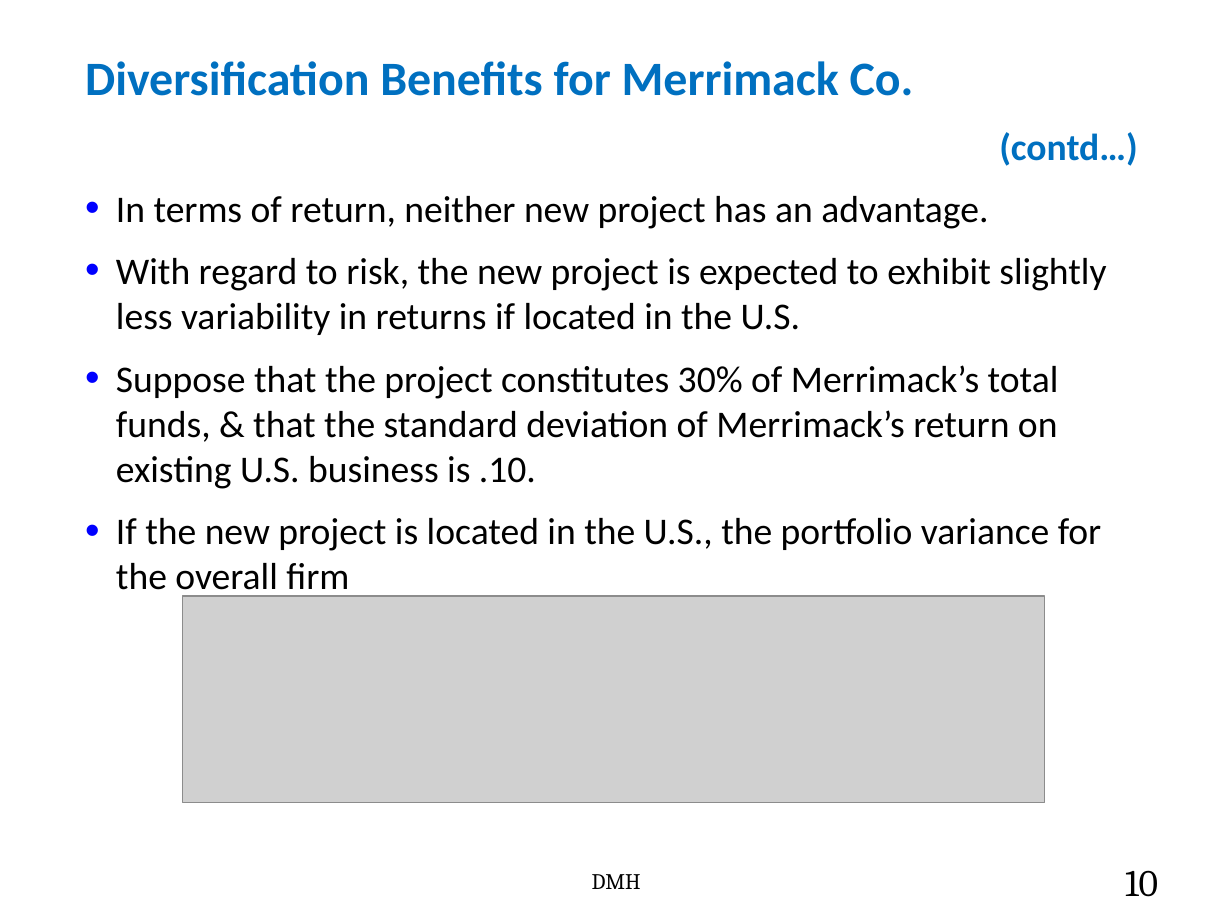
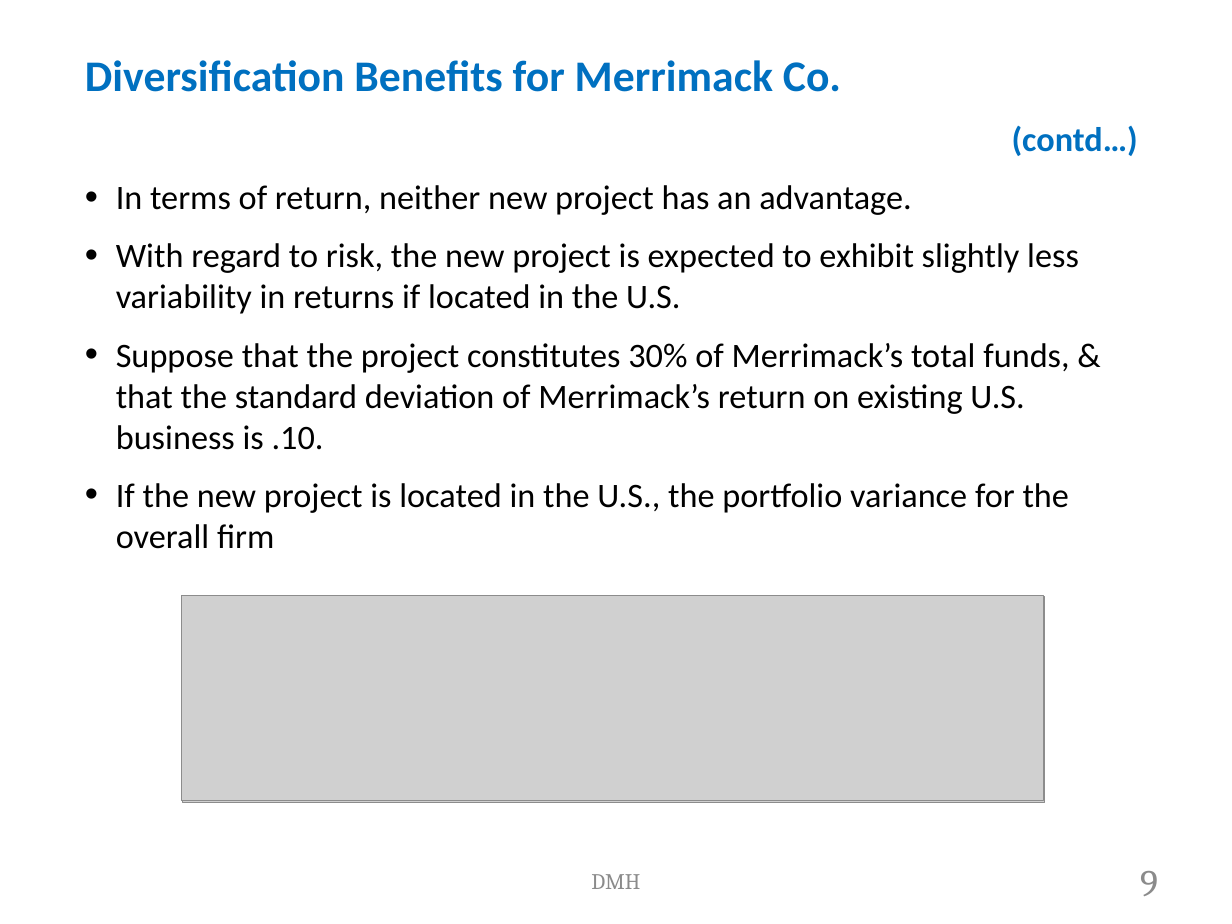
Before and after one commit to shyed2001/Asset-Management-ERP-MBA, a slide deck: slide 9 of 6. Direct Foreign Investment.pptx (slide 10 before the commit). Drawn at 1232x924 pixels with LibreOffice and Linux fonts; fonts in the diff are those of the drawing; grey boxes stand for pictures. Boxes give left, top, right and bottom in pixels: in the first picture for what was removed or moved away, otherwise in the second. Text is boxed around its words. In the diff, an @@ line names an element or a change of style, - is before the commit and + after.

```diff
--- a/6. Direct Foreign Investment.pptx
+++ b/6. Direct Foreign Investment.pptx
@@ text "Diversification Benefits for Merrimack Co." at [85,60,1138,549]: size 28 to 25.5 pt in "Diversification Benefits for Merrimack Co."; size 22 to 20 pt @@
@@ picture added at [181,595,1044,801] @@
@@ text "DMH" at [591,874,640,889]: text colour #000000 to #8B8B8B @@
@@ page number at [1140,871,1158,896]: text changed; text colour #000000 to #8B8B8B @@
-10
+9
```
Also in this commit, not shown: 63 other slides changed, 1 slide removed.
